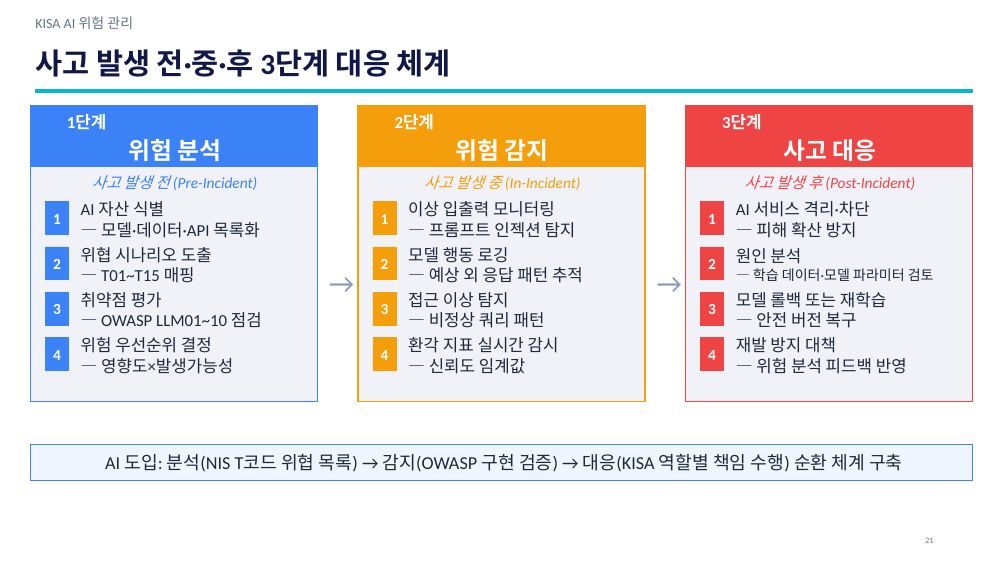
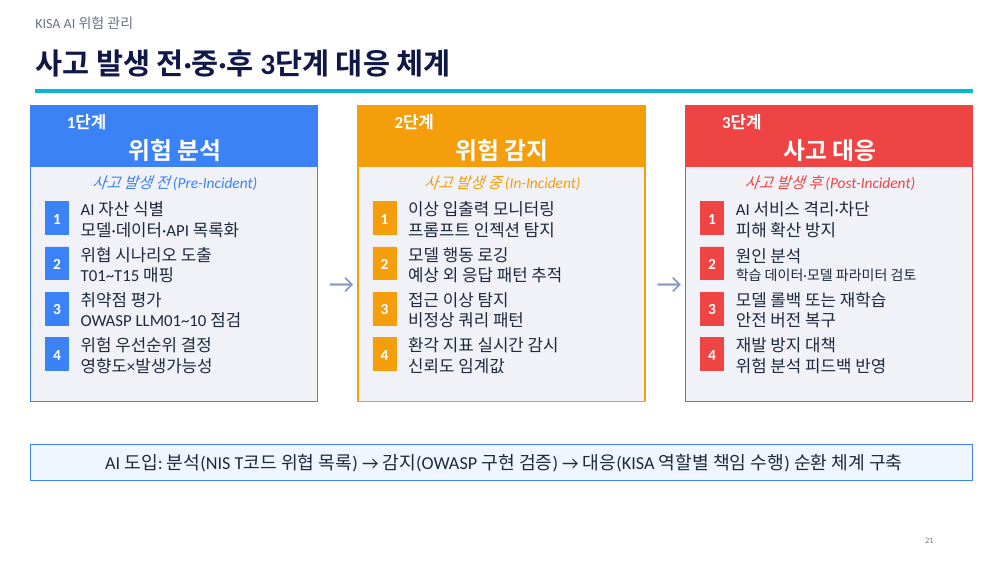
Before and after one commit to sulgik/security-workshop, a slide deck: slide 21 of ws02/class/3일차_1.pptx. Drawn at 1008x567 pixels with LibreOffice and Linux fonts; fonts in the diff are those of the drawing. Boxes give left, top, right and bottom in pixels: in the first picture for what was removed or moved away, otherwise in the second. Text is boxed around its words. In the diff, an @@ line names an element or a change of style, - is before the commit and + after.

```diff
--- a/ws02/class/3일차_1.pptx
+++ b/ws02/class/3일차_1.pptx
@@ text at [81,201,239,238]: text changed @@
-AI 자산 식별
-— 모델·데이터·API 목록화
+AI 자산 식별
+모델·데이터·API 목록화
@@ text at [408,201,555,238]: text changed @@
-이상 입출력 모니터링
-— 프롬프트 인젝션 탐지
+이상 입출력 모니터링
+프롬프트 인젝션 탐지
@@ text at [736,201,870,238]: text changed @@
-AI 서비스 격리·차단
-— 피해 확산 방지
+AI 서비스 격리·차단
+피해 확산 방지
@@ text at [81,247,212,283]: text changed @@
-위협 시나리오 도출
-— T01~T15 매핑
+위협 시나리오 도출
+T01~T15 매핑
@@ text at [408,247,562,283]: text changed @@
-모델 행동 로깅
-— 예상 외 응답 패턴 추적
+모델 행동 로깅
+예상 외 응답 패턴 추적
@@ text at [736,248,917,281]: text changed @@
-원인 분석
-— 학습 데이터·모델 파라미터 검토
+원인 분석
+학습 데이터·모델 파라미터 검토
@@ text at [81,292,241,327]: text changed @@
-취약점 평가
-— OWASP LLM01~10 점검
+취약점 평가
+OWASP LLM01~10 점검
@@ text at [408,292,524,328]: text changed @@
-접근 이상 탐지
-— 비정상 쿼리 패턴
+접근 이상 탐지
+비정상 쿼리 패턴
@@ text at [736,292,886,328]: text changed @@
-모델 롤백 또는 재학습
-— 안전 버전 복구
+모델 롤백 또는 재학습
+안전 버전 복구
@@ text at [81,337,213,374]: text changed @@
-위험 우선순위 결정
-— 영향도×발생가능성
+위험 우선순위 결정
+영향도×발생가능성
@@ text at [408,337,559,374]: text changed @@
-환각 지표 실시간 감시
-— 신뢰도 임계값
+환각 지표 실시간 감시
+신뢰도 임계값
@@ text at [736,337,886,374]: text changed @@
-재발 방지 대책
-— 위험 분석 피드백 반영
+재발 방지 대책
+위험 분석 피드백 반영
```
Also in this commit, not shown: 4 other slides changed, 33 other files.
